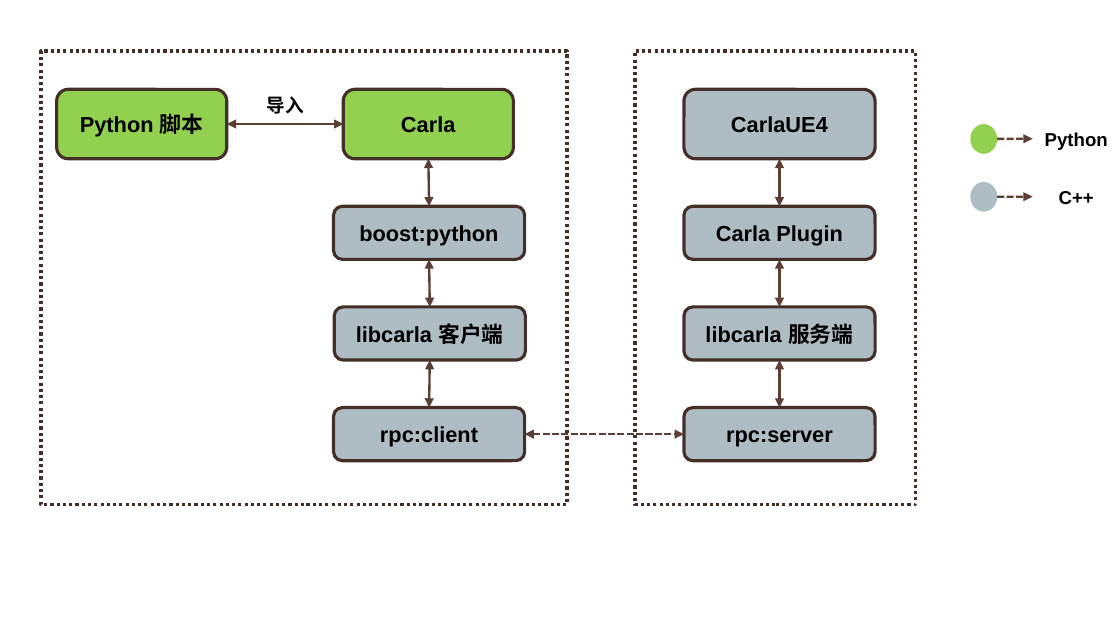
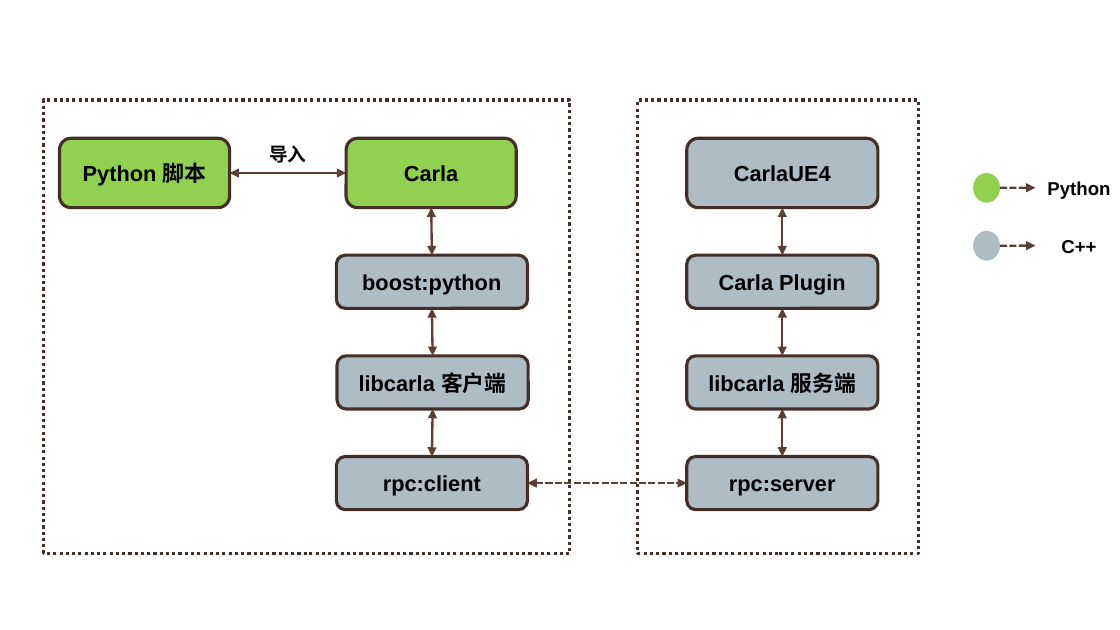
Before and after one commit to OpenHUTB/carla_doc, a slide deck: slide 2 of docs/img/Carla.pptx. Drawn at 1120x630 pixels with LibreOffice and Linux fonts; fonts in the diff are those of the drawing. Boxes give left, top, right and bottom in pixels: in the first picture for what was removed or moved away, otherwise in the second. Text is boxed around its words. In the diff, an @@ line names an element or a change of style, - is before the commit and + after.

```diff
--- a/docs/img/Carla.pptx
+++ b/docs/img/Carla.pptx
@@ 4 rounded rectangles, 1 rectangle, 1 text moved together from (x1=57, y1=90, x2=1120, y2=460) to (x1=59, y1=138, x2=1120, y2=510) @@
@@ 8 double arrows, 5 rounded rectangles, 2 rectangles, 2 ellipses, 2 arrows, 1 text moved together from (x1=41, y1=52, x2=1033, y2=505) to (x1=44, y1=100, x2=1035, y2=553) @@
```
Also in this commit, not shown: 2 other slides changed, 6 other files.
